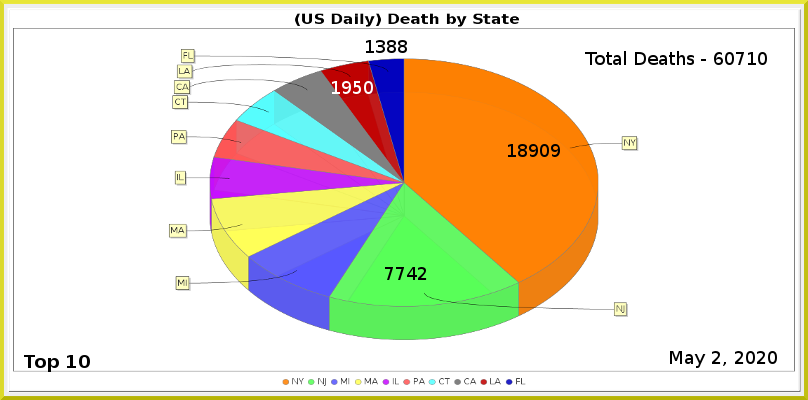
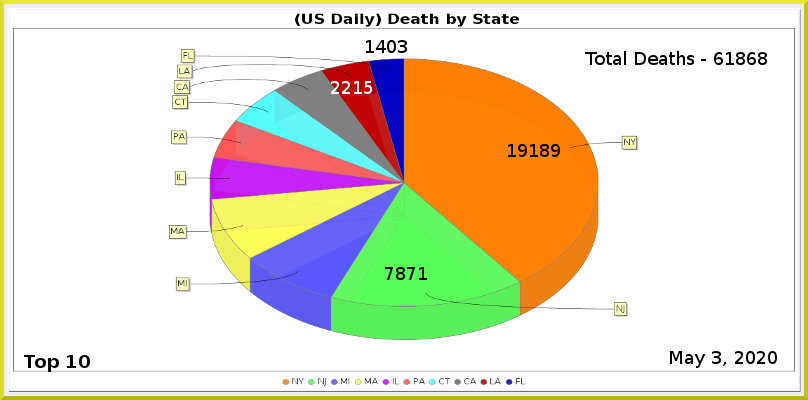
Revision of a layered 808x400 image; what changed, layer by layer:
painted on "Least" over [376, 40, 407, 53]
painted on "LA" over [331, 81, 373, 94]
painted on "NJ" over [396, 267, 427, 280]
painted on "NY" over [518, 144, 549, 157]
renamed "Total Deaths - 60710" to "Total Deaths - 61868", painted on it over [725, 52, 767, 65]
painted on "Current Date" over [712, 351, 721, 364]
painted on "Death_by_State.png" over [168, 49, 639, 340]
